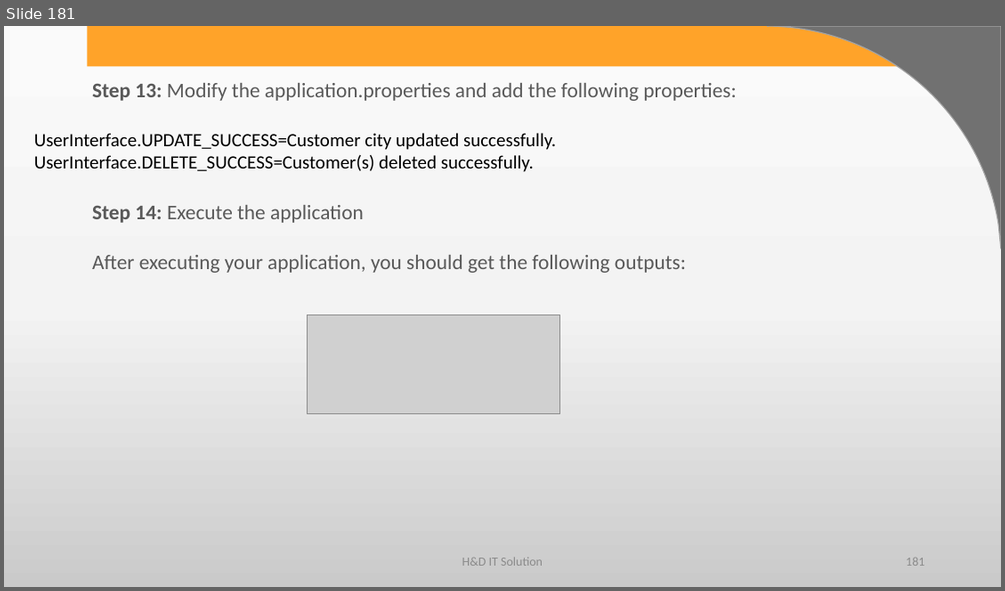
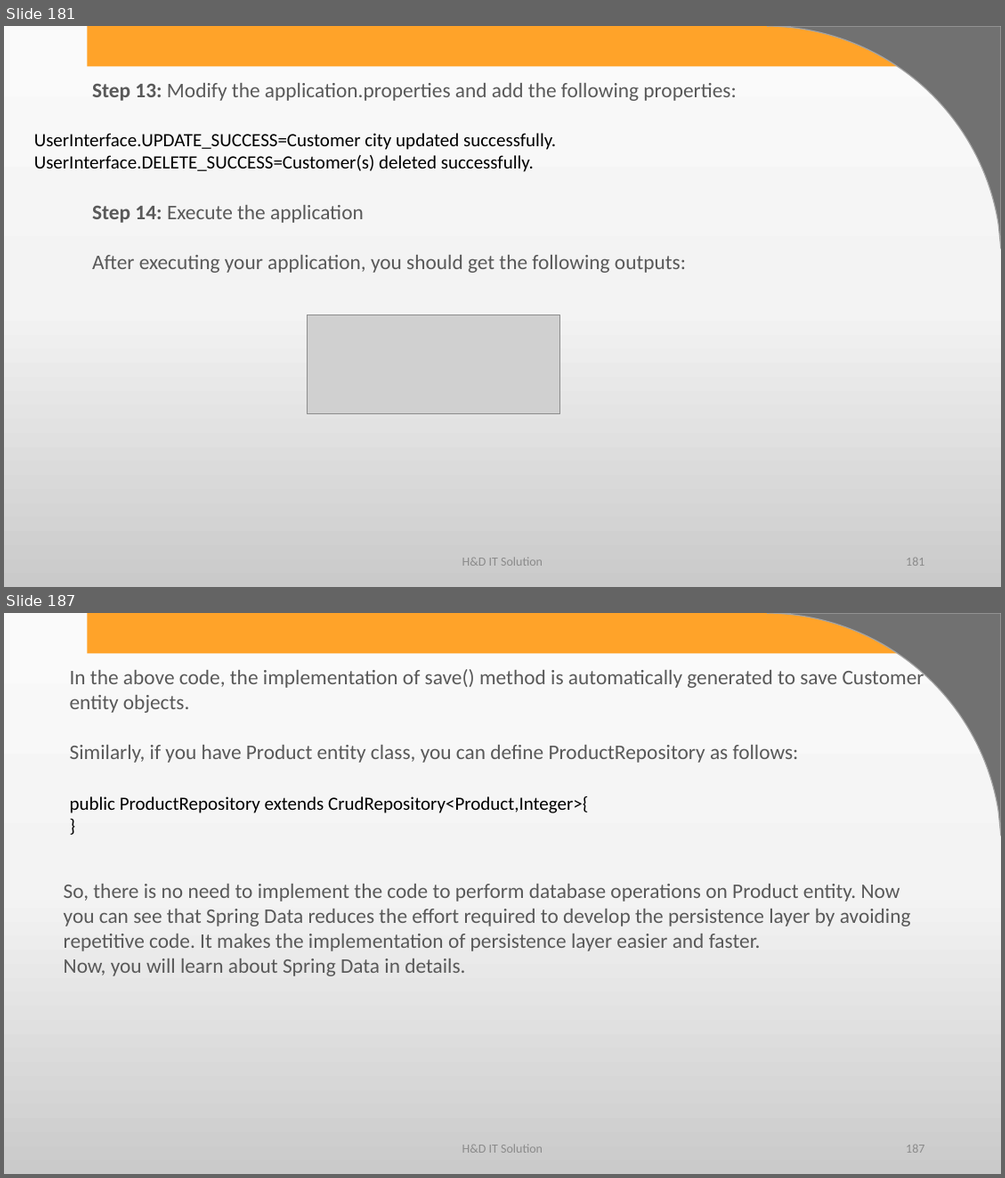
Before and after one commit to harshadasawant/spring_boot1, a slide deck: infinite/src/main/ppt/Persistence Layer using Spring Boot.pptx. Shown one above the other, each under a label of ours: slide 181 before the commit, slides 181 and 187 after it; the slides between them are not shown. The pictures are 1005x591 and 1005x1178 pixels, drawn with LibreOffice and Linux fonts; fonts in the diff are those of the drawing; grey boxes stand for pictures; background and template pictures are left out. Boxes give left, top, right and bottom in pixels: in the first picture for what was removed or moved away, otherwise in the second. Text is boxed around its words. In the diff, an @@ line names an element or a change of style, - is before the commit and + after.

```diff
--- a/infinite/src/main/ppt/Persistence Layer using Spring Boot.pptx
+++ b/infinite/src/main/ppt/Persistence Layer using Spring Boot.pptx
@@ slide 187 added at bbox=[4, 613, 1001, 1174], background gradient #FBFBFB to #F4F4F4 to #CBCBCB; not listed: 2 template elements that a slide beside it also shows @@
@@ text added at bbox=[70, 666, 924, 763], 20 pt, text #595959 @@
+In the above code, the implementation of save() method is automatically generated to save Customer entity objects.
+Similarly, if you have Product entity class, you can define ProductRepository as follows:
@@ text added at bbox=[70, 796, 588, 813], 18 pt, text #000000 @@
+public ProductRepository extends CrudRepository<Product,Integer>{
+}
@@ text added at bbox=[64, 884, 911, 976], 20 pt, text #595959 @@
+So, there is no need to implement the code to perform database operations on Product entity. Now you can see that Spring Data reduces the effort required to develop the persistence layer by avoiding repetitive code. It makes the implementation of persistence layer easier and faster.
+Now, you will learn about Spring Data in details.
@@ text added at bbox=[462, 1143, 542, 1152], 12 pt, text #8C8C8C @@
+H&D IT Solution
@@ page number added at bbox=[906, 1144, 924, 1152], 12 pt, text #8C8C8C @@
+187
```
Also in this commit, not shown: 108 other slides added.
